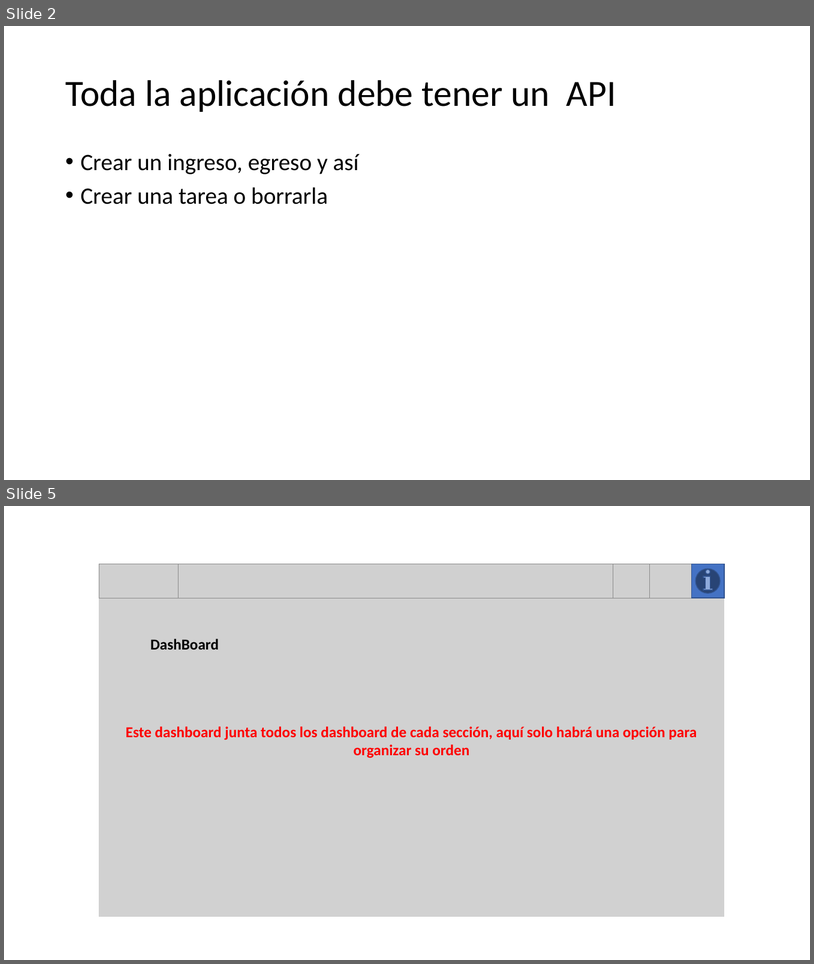
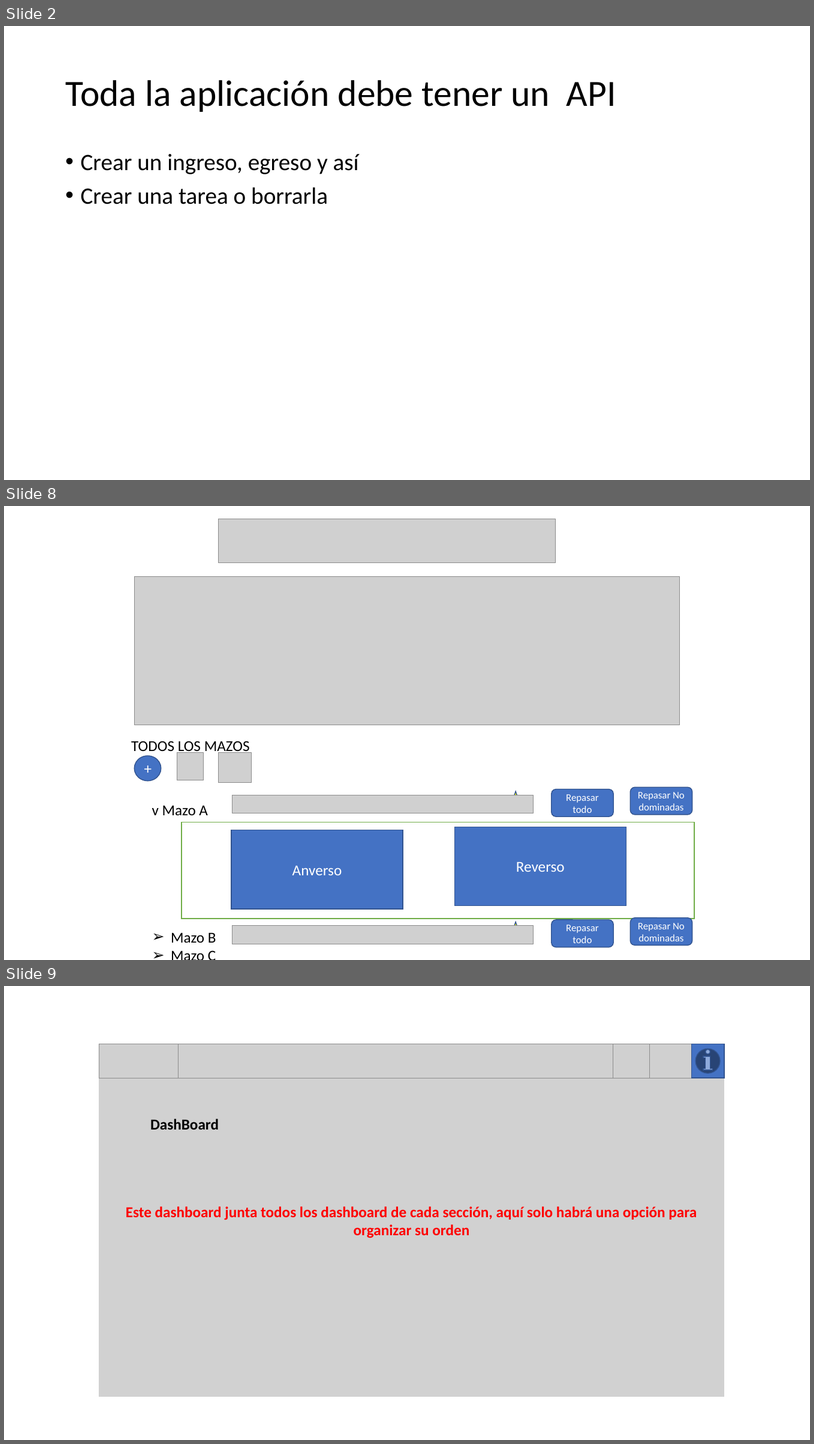
Before and after one commit to juanchitololxd/Portfolio, a slide deck: JL/documents/JL.pptx. Shown one above the other, each under a label of ours: slides 2 and 5 before the commit, slides 2, 8 and 9 after it; the slides between them are not shown. The pictures are 814x964 and 814x1444 pixels, drawn with LibreOffice and Linux fonts; fonts in the diff are those of the drawing; grey boxes stand for pictures; background and template pictures are left out. Boxes give left, top, right and bottom in pixels: in the first picture for what was removed or moved away, otherwise in the second. Text is boxed around its words. In the diff, an @@ line names an element or a change of style, - is before the commit and + after.

```diff
--- a/JL/documents/JL.pptx
+++ b/JL/documents/JL.pptx
@@ slide 8 added at <box>4,506,810,960</box>, background picture (left out) @@
@@ picture added at <box>219,519,557,563</box> @@
@@ picture added at <box>135,577,680,724</box> @@
@@ text added at <box>131,741,250,754</box>, 18 pt, text #000000 @@
+TODOS LOS MAZOS
@@ ellipse added at <box>135,756,161,781</box>, fill #4472C4, outline #325491 1 pt, 18 pt, text #FFFFFF @@
++
@@ picture added at <box>177,753,204,781</box> @@
@@ picture added at <box>219,753,252,783</box> @@
@@ star added at <box>507,791,525,808</box>, fill #FFFF00, outline #325491 1 pt @@
@@ rounded rectangle added at <box>552,789,614,816</box>, fill #4472C4, outline #325491 1 pt, 12 pt, text #FFFFFF @@
+Repasar todo
@@ rounded rectangle added at <box>631,787,693,814</box>, fill #4472C4, outline #325491 1 pt, 12 pt, text #FFFFFF @@
+Repasar No dominadas
@@ text added at <box>152,805,216,942</box>, 18 pt, text #000000 @@
+v Mazo A
+➢ Mazo B
+➢ Mazo C
@@ picture added at <box>233,795,534,813</box> @@
@@ rectangle added at <box>182,822,695,918</box>, fill #FFFFFF, outline #70AD47 1 pt @@
@@ rectangle added at <box>231,829,403,908</box>, fill #4472C4, outline #325491 1 pt, 18 pt, text #FFFFFF @@
+Anverso
@@ rectangle added at <box>455,826,626,905</box>, fill #4472C4, outline #325491 1 pt, 18 pt, text #FFFFFF @@
+Reverso
@@ rounded rectangle added at <box>631,918,693,945</box>, fill #4472C4, outline #325491 1 pt, 12 pt, text #FFFFFF @@
+Repasar No dominadas
@@ picture added at <box>233,925,534,943</box> @@
@@ star added at <box>507,922,525,939</box>, fill #FFFF00, outline #325491 1 pt @@
@@ rounded rectangle added at <box>552,920,614,947</box>, fill #4472C4, outline #325491 1 pt, 12 pt, text #FFFFFF @@
+Repasar todo
@@ what was slide 5 is now slide 9 @@
```
Also in this commit, not shown: 2 slides changed, 4 other slides added, 23 other files.
